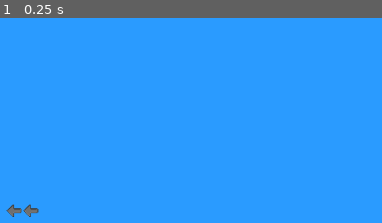
Above: before the commit, frame 1.
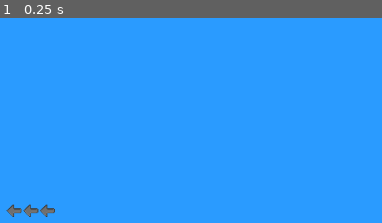
Above: after the commit, the same moment.

Repository: SabreOfWinter/Live-Over-The-Hills
Game: Godot game, scene res://menus/splash/splash.tscn
Same seed, same stepped clock (60 frames per second), same inputs: the game is played once before the commit and once after it.
Inputs:
- Up to frame 1 (0.25 s): no input
The pictures show only the part of the screen within x 0-50%, y 50-100%; the shares and areas given below are measured in that part.

The runs differ from the first frame. In frame 1, 0.1% of the frame differs, in the area x 10-15%, y 90-98%.

Commit message:
Main menu - Settings button added

Diff:
--- a/menus/main/main.gd
+++ b/menus/main/main.gd
@@ -3,6 +3,8 @@
 func _on_new_game_button_pressed():
 	pass
 
-
 func _on_load_game_button_pressed():
 	pass
+
+func _on_settings_button_pressed():
+	pass
--- a/menus/main/main.tscn
+++ b/menus/main/main.tscn
@@ -59,5 +59,12 @@
 margin_right = 76.0
 margin_bottom = 36.0
 texture_normal = ExtResource( 5 )
+
+[node name="settings_button" type="TextureButton" parent="HBoxContainer"]
+margin_left = 80.0
+margin_right = 116.0
+margin_bottom = 36.0
+texture_normal = ExtResource( 5 )
 [connection signal="pressed" from="HBoxContainer/new_game_button" to="." method="_on_new_game_button_pressed"]
 [connection signal="pressed" from="HBoxContainer/load_game_button" to="." method="_on_load_game_button_pressed"]
+[connection signal="pressed" from="HBoxContainer/settings_button" to="." method="_on_settings_button_pressed"]
